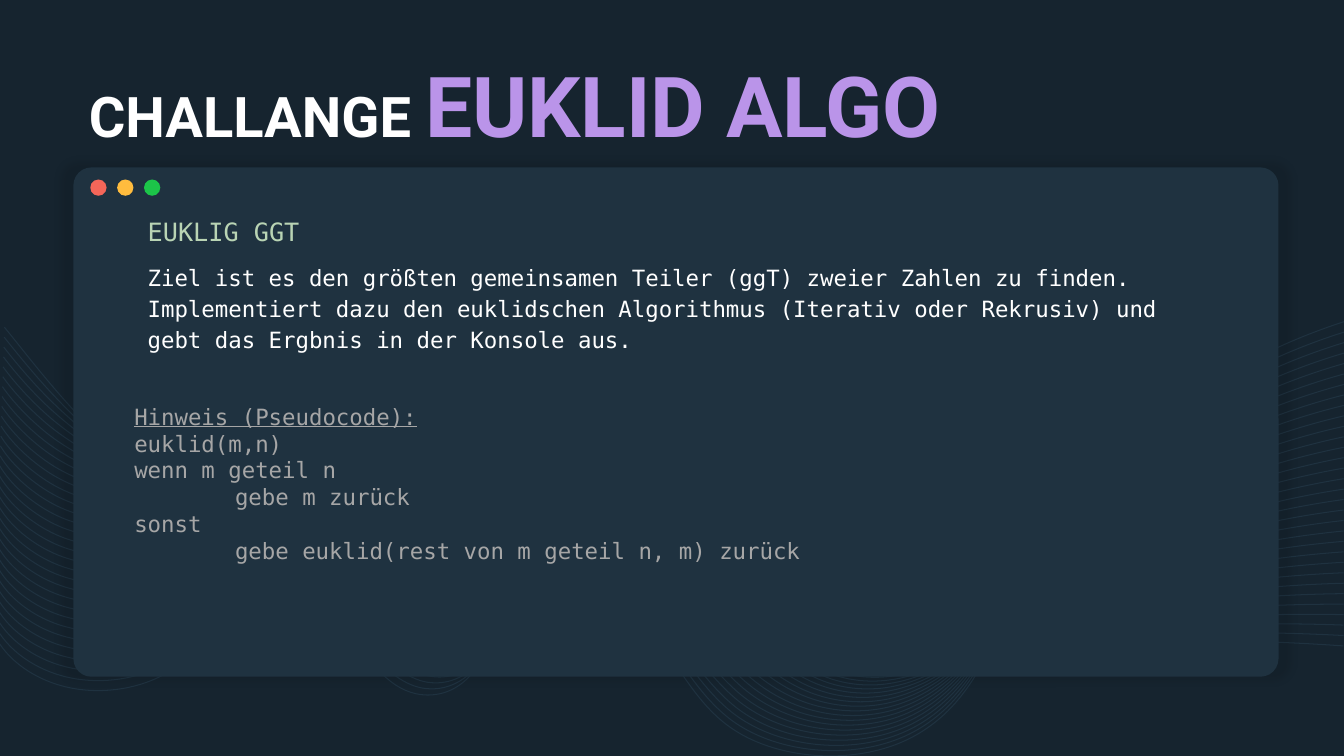
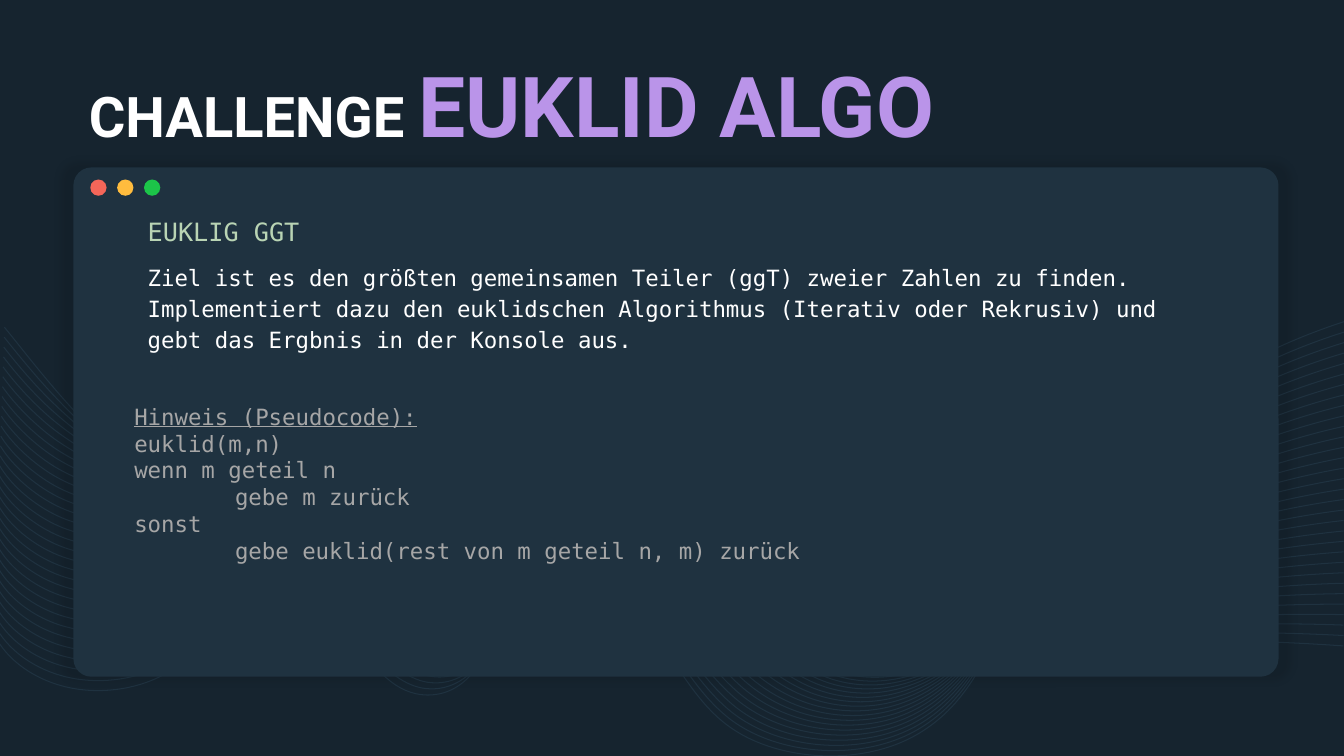
Before and after one commit to derech1e/python-beginner-course, a slide deck: slide 13 of 003/lesson_3.pptx. Drawn at 1344x756 pixels with LibreOffice and Linux fonts; fonts in the diff are those of the drawing. Boxes give left, top, right and bottom in pixels: in the first picture for what was removed or moved away, otherwise in the second. Text is boxed around its words. In the diff, an @@ line names an element or a change of style, - is before the commit and + after.

```diff
--- a/003/lesson_3.pptx
+++ b/003/lesson_3.pptx
@@ title at [89,76,935,138]: text changed @@
-CHALLANGE EUKLID ALGO
+CHALLENGE EUKLID ALGO
```
Also in this commit, not shown: 2 other files.
